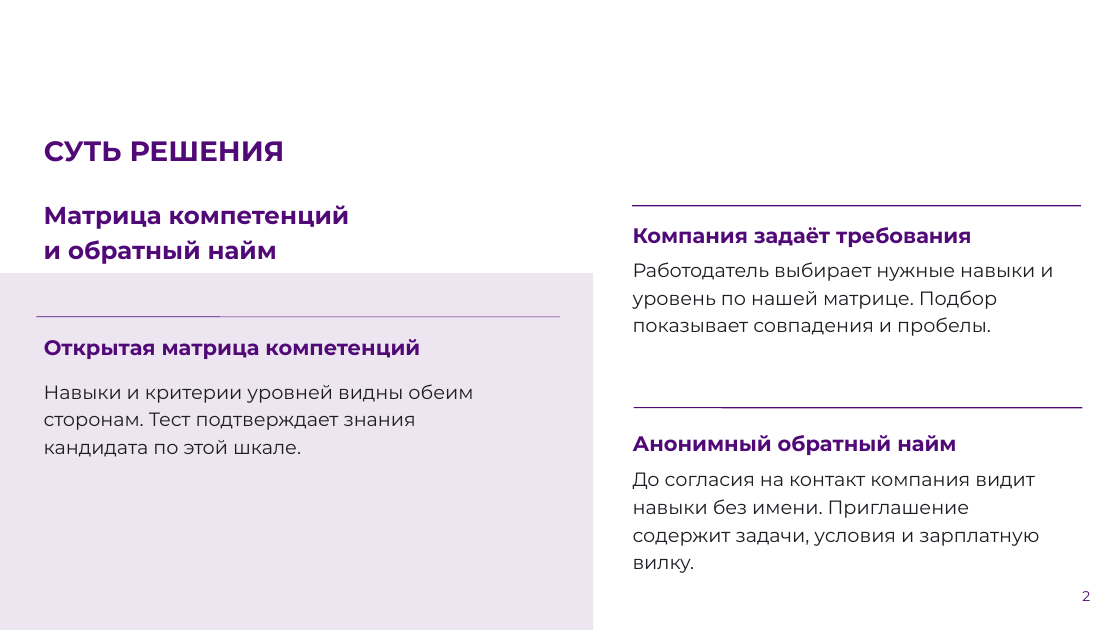
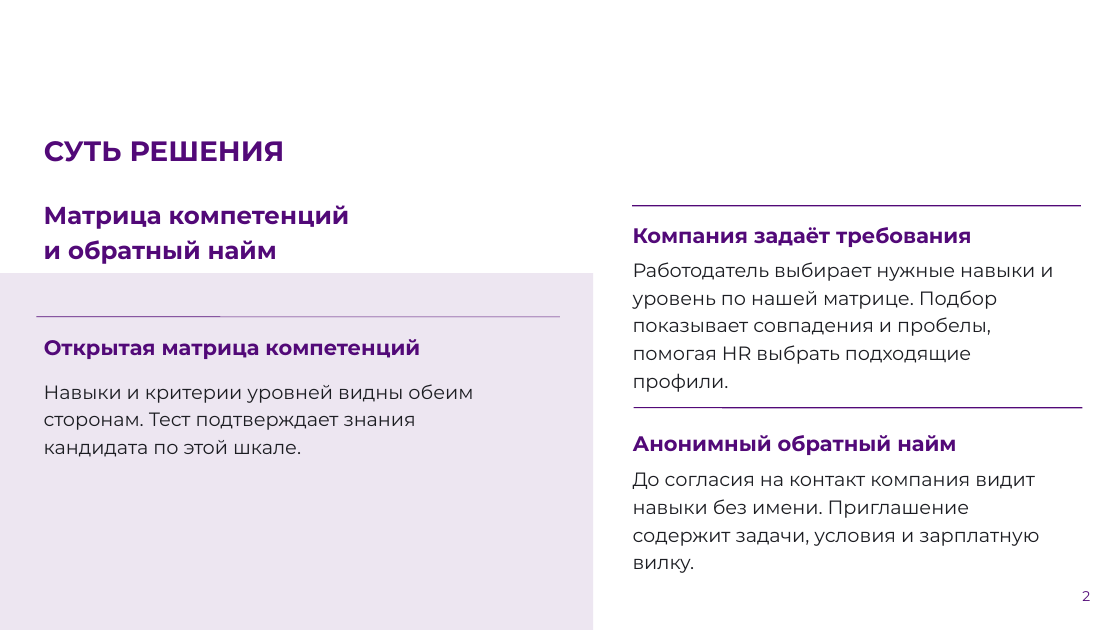
Before and after one commit to Headmast/FSP, a slide deck: slide 2 of doc/presentation/trudyazhki-fsp.pptx. Drawn at 1120x630 pixels with LibreOffice and Linux fonts; fonts in the diff are those of the drawing; background and template pictures are left out. Boxes give left, top, right and bottom in pixels: in the first picture for what was removed or moved away, otherwise in the second. Text is boxed around its words. In the diff, an @@ line names an element or a change of style, - is before the commit and + after.

```diff
--- a/doc/presentation/trudyazhki-fsp.pptx
+++ b/doc/presentation/trudyazhki-fsp.pptx
@@ text at (633,262,1053,392): text changed @@
-Работодатель выбирает нужные навыки и уровень по нашей матрице. Подбор показывает совпадения и пробелы.
+Работодатель выбирает нужные навыки и уровень по нашей матрице. Подбор показывает совпадения и пробелы, помогая HR выбрать подходящие профили.
```
Also in this commit, not shown: 5 other slides changed, 2 slides added, 2 slides removed, 7 other files.
